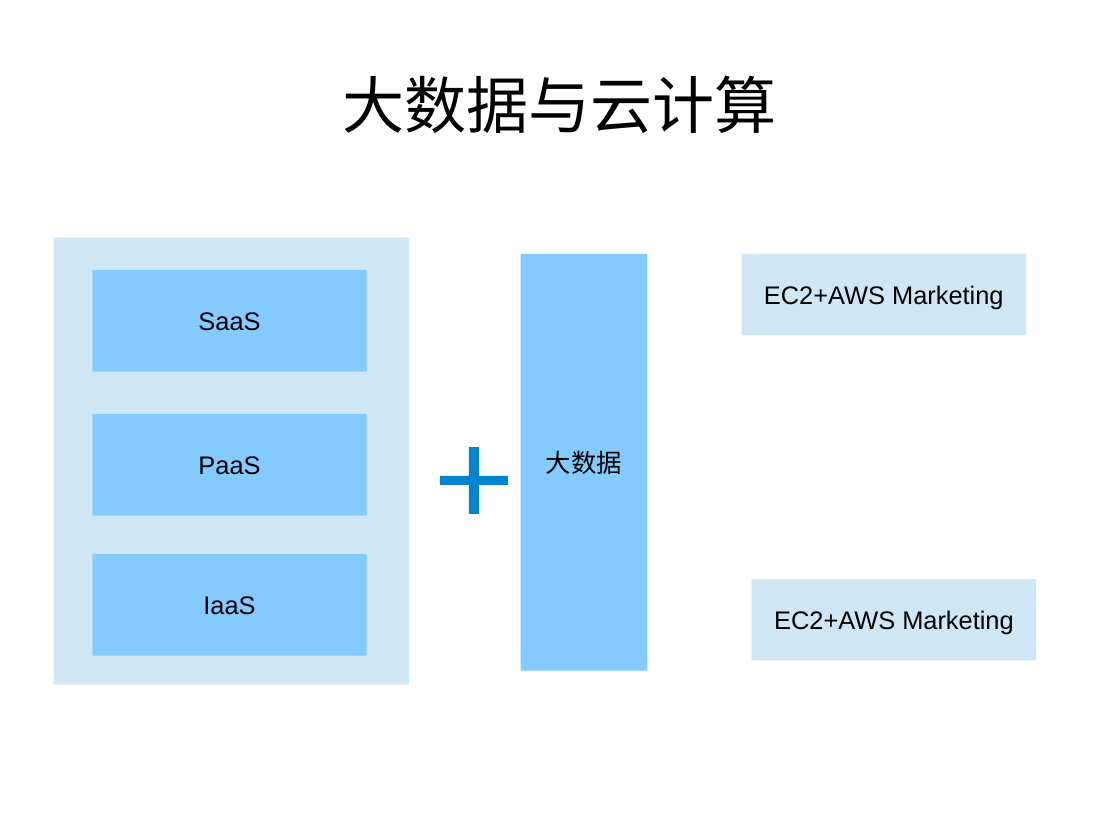
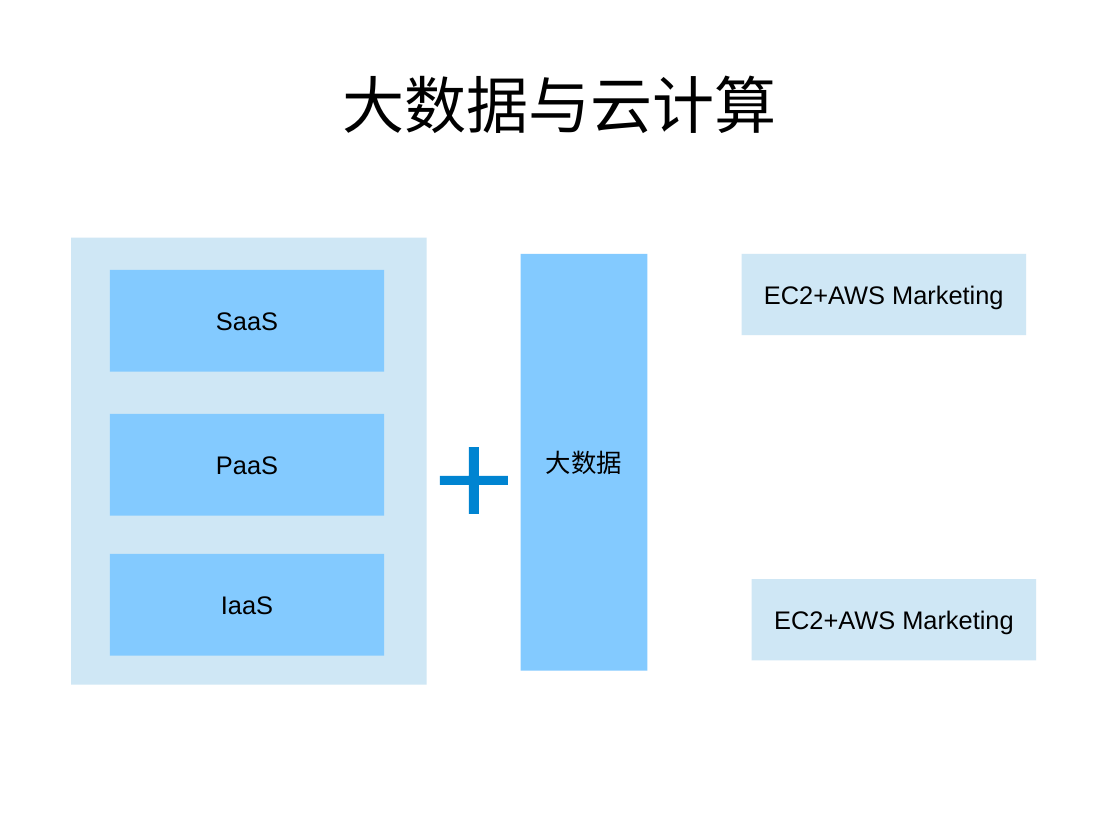
Before and after one commit to zouzhberk/Notes, a slide deck: slide 8 of bigdata/about-bigdata-product.odp (slide 7 before the commit). Drawn at 1120x840 pixels with LibreOffice and Linux fonts; fonts in the diff are those of the drawing. Boxes give left, top, right and bottom in pixels: in the first picture for what was removed or moved away, otherwise in the second. Text is boxed around its words. In the diff, an @@ line names an element or a change of style, - is before the commit and + after.

```diff
--- a/bigdata/about-bigdata-product.odp
+++ b/bigdata/about-bigdata-product.odp
@@ rectangle: place and size @@
-rectangle at [54,238,410,685]
+rectangle at [71,238,427,685]
@@ 3 rectangles: place and size @@
-3 rectangles at [92,270,367,656]
+3 rectangles at [110,270,384,656]
```
Also in this commit, not shown: 2 other slides changed, 11 slides added, 1 other file.
